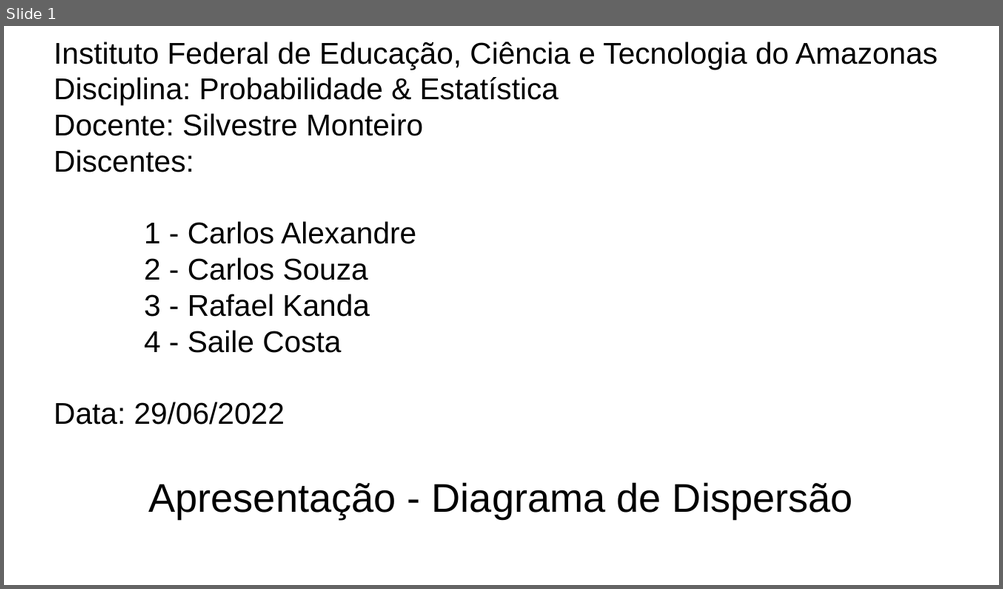
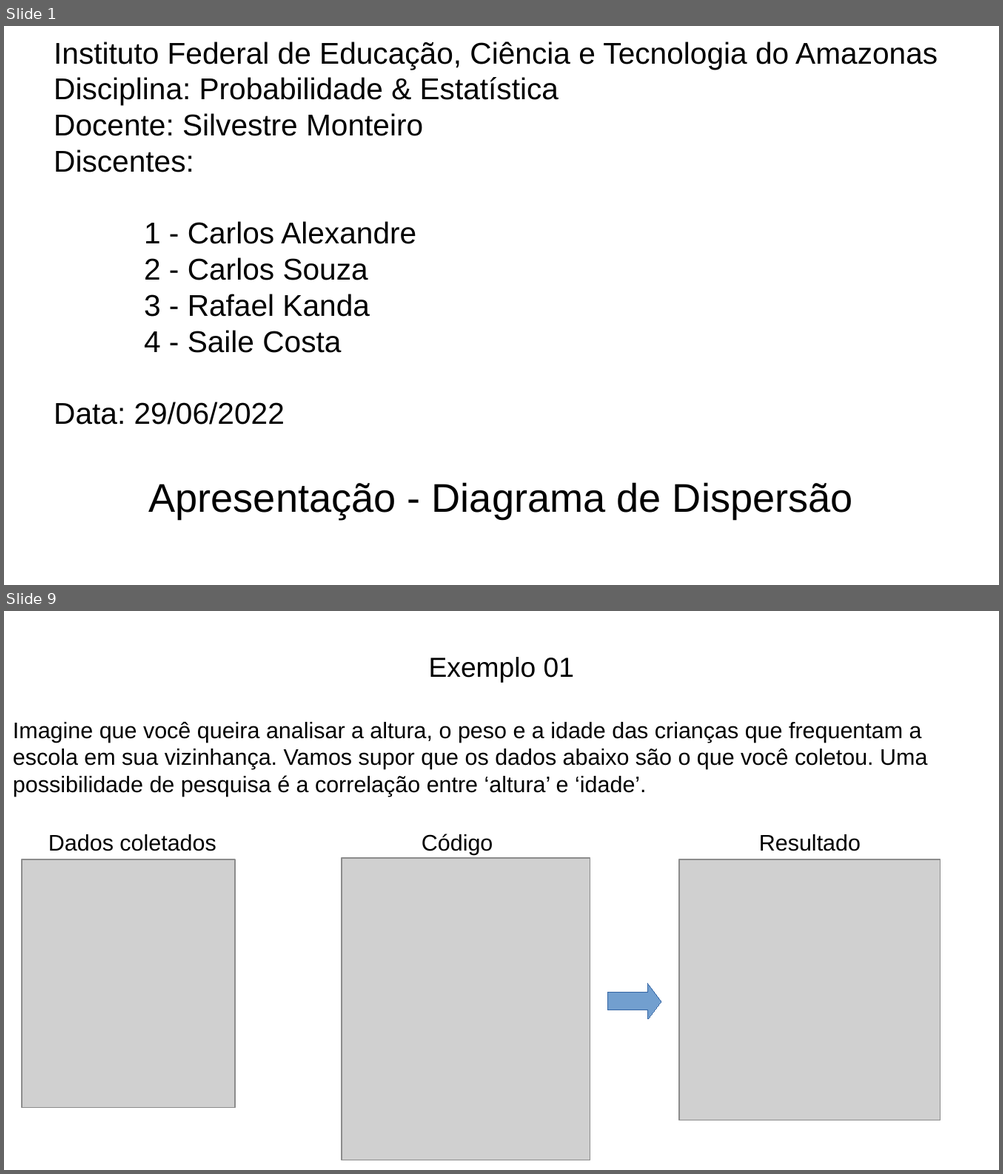
Before and after one commit to CarlosViniMSouza/Apresent-Estatist, a slide deck: docs/apresentacao-powerpoint.pptx. Shown one above the other, each under a label of ours: slide 1 before the commit, slides 1 and 9 after it; the slides between them are not shown. The pictures are 1003x589 and 1003x1174 pixels, drawn with LibreOffice and Linux fonts; fonts in the diff are those of the drawing; grey boxes stand for pictures. Boxes give left, top, right and bottom in pixels: in the first picture for what was removed or moved away, otherwise in the second. Text is boxed around its words. In the diff, an @@ line names an element or a change of style, - is before the commit and + after.

```diff
--- a/docs/apresentacao-powerpoint.pptx
+++ b/docs/apresentacao-powerpoint.pptx
@@ slide 9 added at box(4, 611, 999, 1170), background #FFFFFF @@
@@ title added at box(429, 657, 574, 683), 22 pt, text #000000 @@
+Exemplo 01
@@ text added at box(13, 721, 927, 797), 18 pt, text #000000 @@
+Imagine que você queira analisar a altura, o peso e a idade das crianças que frequentam a escola em sua vizinhança. Vamos supor que os dados abaixo são o que você coletou. Uma possibilidade de pesquisa é a correlação entre ‘altura’ e ‘idade’.
@@ text added at box(48, 834, 216, 851), 18 pt, text #000000 @@
+Dados coletados
@@ text added at box(421, 834, 493, 855), 18 pt, text #000000 @@
+Código
@@ text added at box(759, 834, 860, 851), 18 pt, text #000000 @@
+Resultado
@@ picture added at box(22, 860, 235, 1109) @@
@@ picture added at box(341, 858, 591, 1161) @@
@@ picture added at box(679, 860, 940, 1121) @@
@@ freeform shape added at box(608, 984, 661, 1019), fill #729FCF, outline #3465A4 0 pt @@
```
Also in this commit, not shown: 4 slides changed, 1 other slide added, 15 other files.
